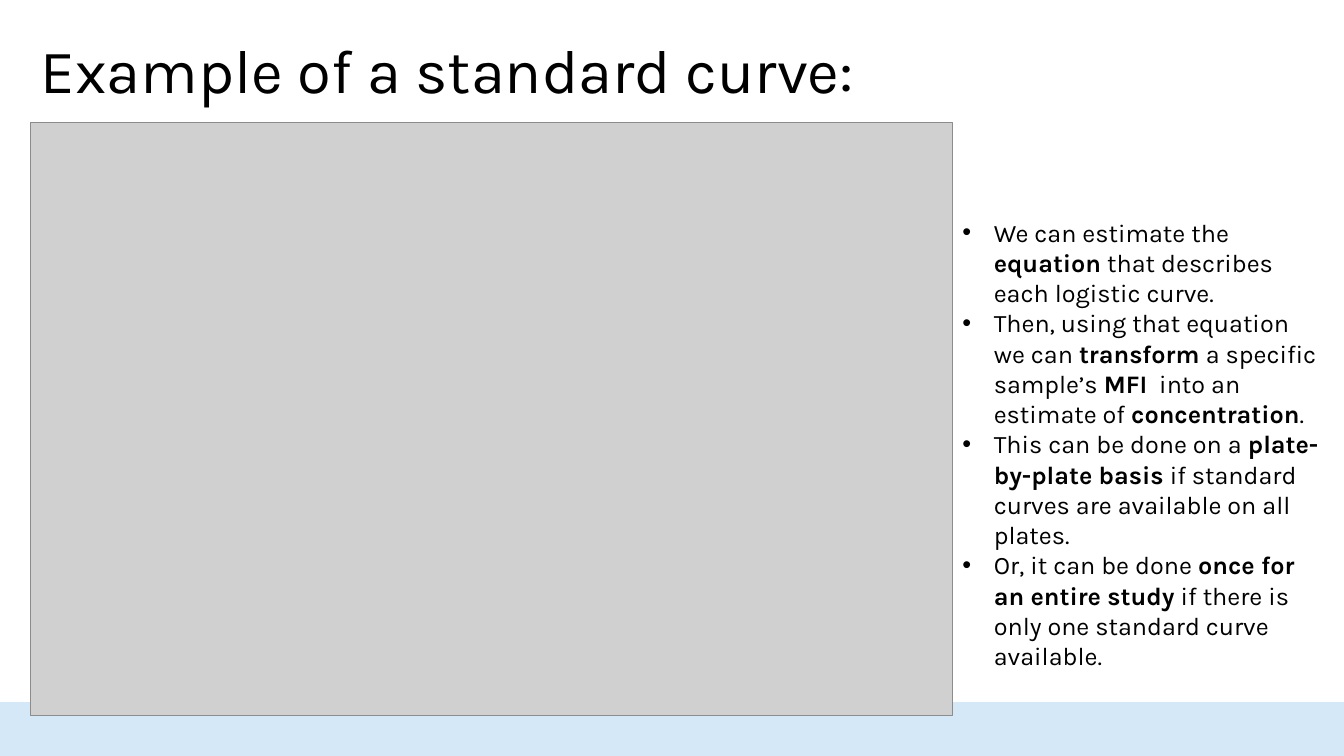
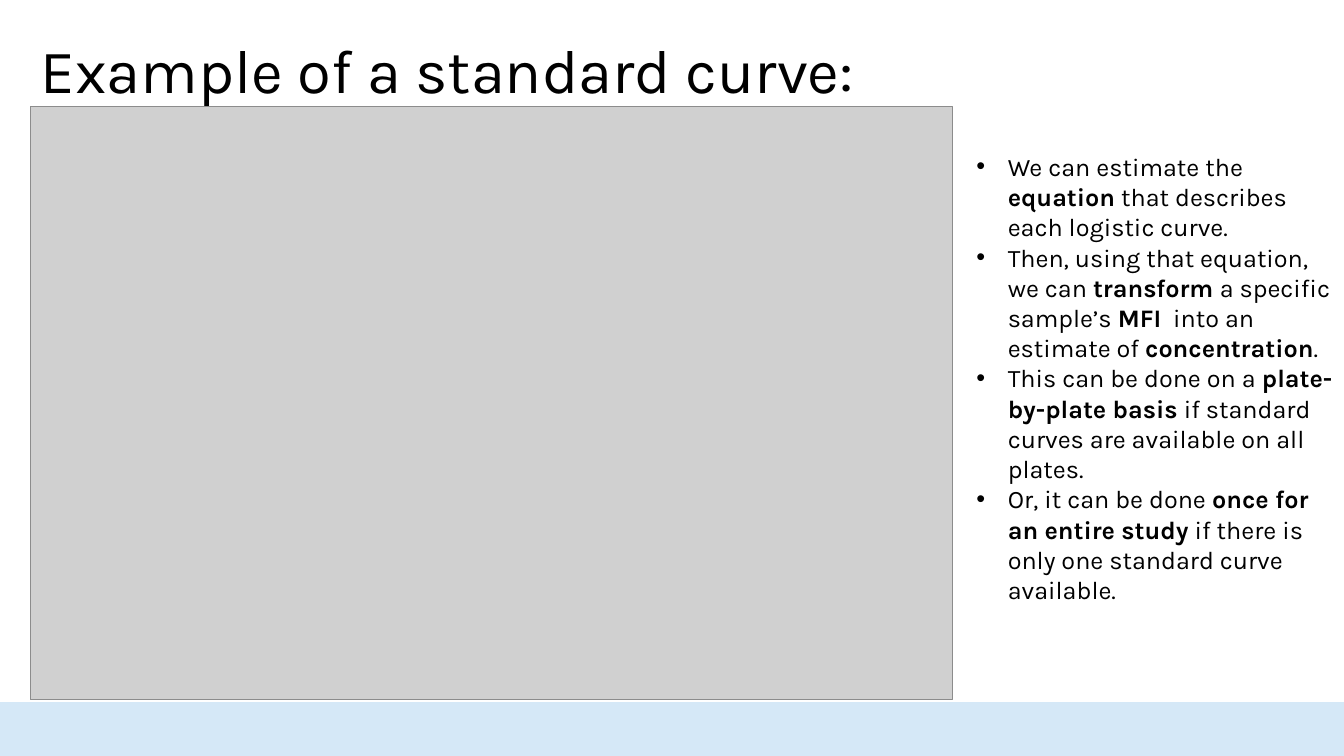
Before and after one commit to HopkinsIDD/seroanalytics_workshop, a slide deck: slide 22 of Part 3/Lecture 3.pptx. Drawn at 1344x756 pixels with LibreOffice and Linux fonts; fonts in the diff are those of the drawing; grey boxes stand for pictures; background and template pictures are left out. Boxes give left, top, right and bottom in pixels: in the first picture for what was removed or moved away, otherwise in the second. Text is boxed around its words. In the diff, an @@ line names an element or a change of style, - is before the commit and + after.

```diff
--- a/Part 3/Lecture 3.pptx
+++ b/Part 3/Lecture 3.pptx
@@ picture: place and size @@
-picture at (30,122,953,716)
+picture at (30,107,953,701)
@@ text "We can estimate the equation ...": place and size @@
-text "We can estimate the equation ..." at (994,224,1318,641)
+text "We can estimate the equation ..." at (1008,158,1332,575)
@@ text at (1008,249,1330,358): text changed @@
-• Then, using that equation we can transform a specific sample’s MFI into an estimate of concentration.
+• Then, using that equation, we can transform a specific sample’s MFI into an estimate of concentration.
```
Also in this commit, not shown: 21 other slides changed, 2 other files.
